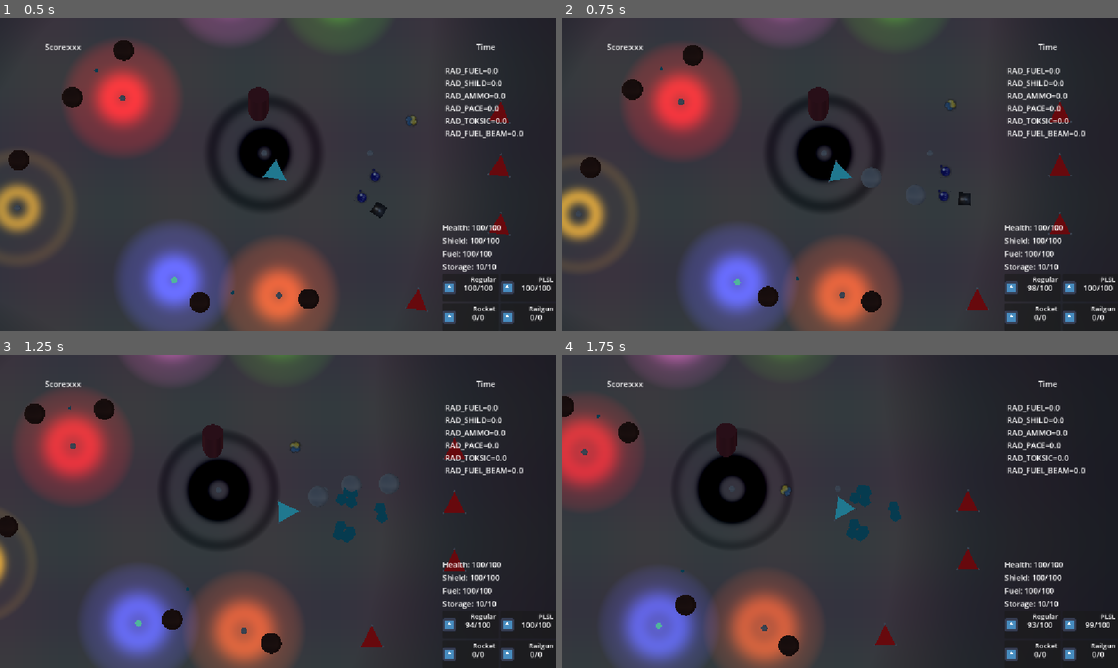
Above: before the commit, frames 1-4 (two rows, left to right).
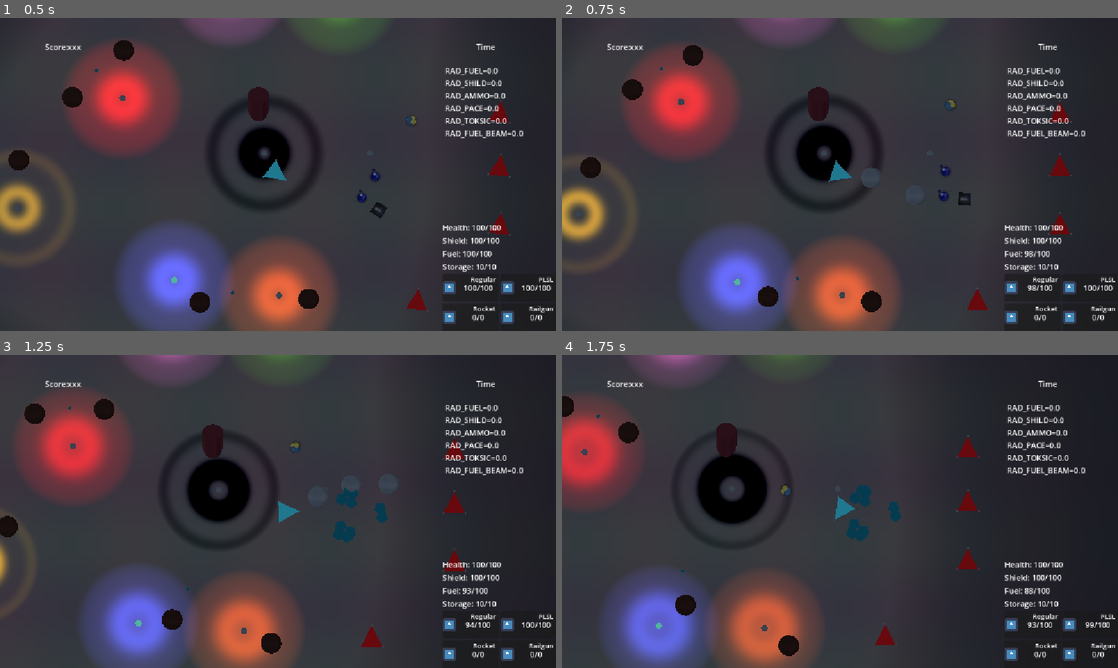
Above: after the commit, the same moments.

Repository: forklovee/SpaceJam2026
Game: Godot game, scene res://main.tscn
The game is run twice, just before and just after one commit, with the same random seed, the same clock (stepped at 60 frames per second) and the same inputs. The engine's default icon, where the game draws it, is replaced by a stand-in: a white triangle on a blue panel in a dark square.
Inputs (mouse positions are in pixels of both pictures, inside the frame that each line leads up to):
- Up to frame 1 (0.5 s): no input
- Up to frame 2 (0.75 s): move the mouse to (962, 158) at 0.52 s; press the mouse at (962, 158) at 0.53 s; hold D (Right) from 0.53 s (still down)
- Up to frame 3 (1.25 s): keep holding D (Right)
- Up to frame 4 (1.75 s): move the mouse to (728, 527) at 1.27 s; release D (Right) at 1.28 s; release the mouse at (728, 527) at 1.28 s; hold S (Down) from 1.28 s (still down); right-click (728, 527) at 1.35 s

Frame 1 is identical in both runs. In frame 2, less than 0.1% of the frame differs, in the area x 83-89%, y 74-77%; in frame 3, less than 0.1%; in frame 4, 0.2%, in the area x 70-89%, y 25-77%.

Commit message:
radition
radition

Diff:
--- a/Level/level.tscn
+++ b/Level/level.tscn
@@ -8,6 +8,7 @@
 [ext_resource type="PackedScene" uid="uid://bao2jybtf0idi" path="res://MainMenu/win.tscn" id="3_nk1il"]
 [ext_resource type="PackedScene" uid="uid://cmcwrxxhrlkj3" path="res://Objects/Base/Base.tscn" id="7_d6qko"]
 [ext_resource type="Script" uid="uid://c4pkp6t5soa0b" path="res://Level/enemy_respawn.gd" id="8_i5g78"]
+[ext_resource type="Script" uid="uid://cm2brwbb0ogq1" path="res://Level/player_respawn.gd" id="8_q47le"]
 [ext_resource type="PackedScene" uid="uid://wlwqk6cwxjmn" path="res://Objects/Crystal/CristalTypes/cristal_lua.tscn" id="8_wqlfs"]
 [ext_resource type="PackedScene" uid="uid://b1n61jmdup3bb" path="res://Objects/Crystal/CristalTypes/cristal_pas.tscn" id="9_py82k"]
 [ext_resource type="PackedScene" uid="uid://cdyvodqui4521" path="res://Objects/Crystal/CristalTypes/cristal_py.tscn" id="10_py82k"]
@@ -348,6 +349,9 @@
 transform = Transform3D(1, 0, 0, 0, 1, 0, 0, 0, 1, -0.9371481, -0.08077848, -3.141234)
 is_allay = true
 
+[node name="PlayerRespawn" type="Node3D" parent="Base" unique_id=17418823]
+script = ExtResource("8_q47le")
+
 [node name="Base2" parent="." unique_id=1424587177 instance=ExtResource("7_d6qko")]
 transform = Transform3D(1, 0, 0, 0, 1, 0, 0, 0, 1, -0.9371481, -0.08077848, 22.076908)
 
--- /dev/null
+++ b/Level/player_respawn.gd
@@ -0,0 +1,25 @@
+extends Node3D
+
+var time=0.0
+var cull_down=3.0
+
+func _process(delta: float) -> void:
+	if !is_instance_valid(Game.pc.ship):
+		e_process(delta)
+	#if Game.pc==null:
+	#	e_process(delta)
+func e_process(delta: float) -> void:
+		print("AAAA")
+		time+=delta
+		if time>cull_down:
+			time=0.0
+
+			var pl=Data.player_to_respawn.instantiate()
+			var p=self.global_position
+			var a=randf()*2*PI
+			p+=Vector3(sin(a),0.0,cos(a))*2.0
+			Game.level.add_child(pl)
+			pl.global_position=p
+			Game.pc.ship=pl
+			Game.pc.camera.follow_target=pl
+			Game.pc.hud.bind_ship(pl)
--- a/Player/UI/hud.gd
+++ b/Player/UI/hud.gd
@@ -55,7 +55,8 @@
 	shield_label.text = "Shield: "+str(ship.shield)+"/"+str(ship.max_shield)
 
 func _on_fuel_changed(ship: Ship):
-	fuel_label.text = "Fuel: "+str(ship.fuel)+"/"+str(ship.max_fuel)
+	print("******88")
+	fuel_label.text = "Fuel: "+str(int(ship.fuel))+"/"+str(int(ship.max_fuel))
 
 func _on_storage_changed(ship: Ship):
 	storage_label.text = "Storage: "+str(ship.storage)+"/"+str(ship.max_storage)
--- a/Ship/ship.gd
+++ b/Ship/ship.gd
@@ -16,8 +16,8 @@
 var shield: int = 0
 @export var max_storage: int = 10
 var storage: int = 0
-@export var max_fuel: int = 100
-var fuel: int = max_fuel
+@export var max_fuel: float = 100.0
+var fuel: float = max_fuel
 
 @export_group("Movement")
 @export var speed: float = 12.0
@@ -37,15 +37,37 @@
 
 func _physics_process(delta: float) -> void:
 	radiation_query.update()
+	radiation_process(delta)
 
 	var current_angle: float = rotation.y
 	var target_angle: float = lerp_angle(current_angle, steering_direction.angle(), 2.0*delta)
 
 	if movement_direction.length() > 0.01:
 		apply_central_force(15.0*Vector3(movement_direction.x, 0, movement_direction.y))
-
+		if self.is_in_group("PlayerShip"): #TODO ememies use fuel
+			use_fuel(delta*10.0)
 	# y rotation
 	apply_torque(250.0*Vector3.UP * angle_difference(current_angle, target_angle))
+
+	if fuel<=0.0:
+		queue_free()
+
+func radiation_process(delta):
+	var e_fuel=300.0*delta*radiation_query.data[Star3D.RaditionType.FUEL_BEAM]
+	fuel+=e_fuel
+
+	var fuel=30.0*delta*radiation_query.data[Star3D.RaditionType.FUEL]
+	self.use_fuel(-fuel)
+	var sh=30.0*delta*radiation_query.data[Star3D.RaditionType.SHILD]
+	self.add_shield(self,1 if randf()<sh else 0)
+	var tok=30.0*delta*radiation_query.data[Star3D.RaditionType.TOKSIC]
+	self.damage(self,4 if randf()<tok else 0)
+	var amm=10.0*delta*radiation_query.data[Star3D.RaditionType.AMMO]
+	if randf()<amm:
+		for w in weapons:
+			if w.name=="PLSLGun":
+				w.ammo=min(w.ammo+1,w.max_ammo)
+				Game.pc.hud._on_ammo_amount_changed(self,Bullet3D.Type.PLSL)
 
 func get_forward() -> Vector3:
 	return -global_basis.z
@@ -99,11 +121,16 @@
 	used_weapon.emit(self, weapon.bullet_type)
 
 func damage(instigator: Node3D, value: int):
-	health = clamp(health-value, 0, max_health)
-	print(self, "(", health, "/", max_health,")"," damaged by ", instigator, " with ", value, "DMG")
-	health_changed.emit(self)
-	if health <= 0:
-		_on_died()
+	if shield<=0:
+		health = clamp(health-value, 0, max_health)
+		print(self, "(", health, "/", max_health,")"," damaged by ", instigator, " with ", value, "DMG")
+		health_changed.emit(self)
+		if health <= 0:
+			_on_died()
+	else:
+		shield-=value
+		shield_changed.emit(self)
+
 
 func _on_died():
 	died.emit(self)
@@ -150,7 +177,7 @@
 func can_use_fuel(value: int) -> bool:
 	return fuel - value >= 0
 
-func use_fuel(value: int):
+func use_fuel(value: float):
 	if !can_use_fuel(value):
 		return
 	fuel = clamp(fuel-value, 0, max_fuel)
--- a/Singleton/data.gd
+++ b/Singleton/data.gd
@@ -16,5 +16,7 @@
 
 }
 
+var player_to_respawn = ResourceLoader.load( "res://Ship/PlayerShip/player_ship.tscn")
+
 func get_bullet_resource(ammo_type: Bullet3D.Type) -> PackedScene:
 	return bullets[ammo_type]
Not shown, added: Level/player_respawn.gd.uid
